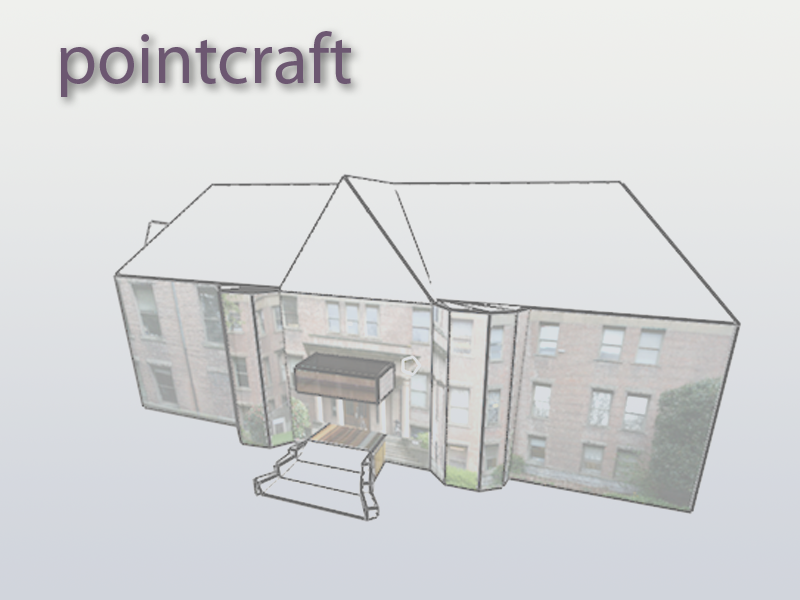
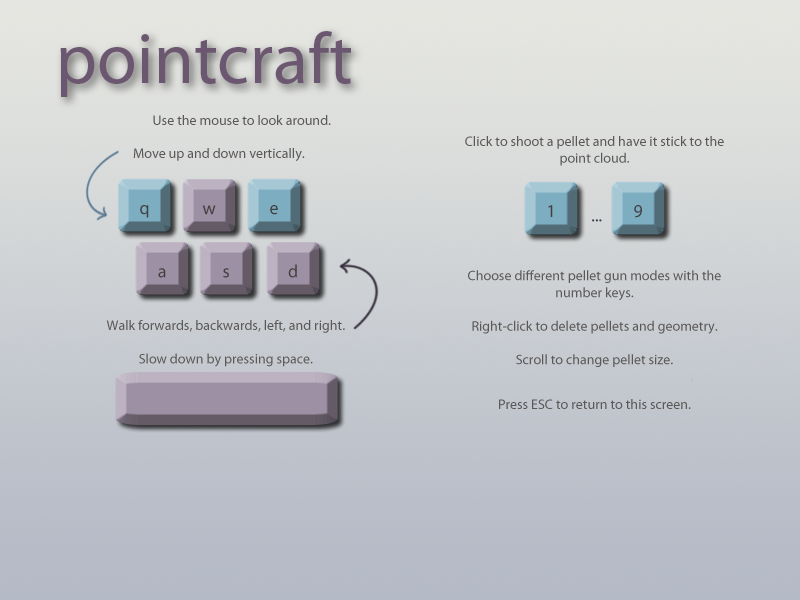
The second 800px x 600px image is a revision of the first. Changes to its layers:
hid "Layer 5" over bbox(0, 0, 800, 600)
showed group "Group 2" (6 layers) over bbox(465, 136, 724, 367)
showed "Press ESC to return to this screen." over bbox(499, 399, 691, 409)
showed group "Group 1" (18 layers) over bbox(85, 115, 694, 425)
hid "Layer 4" over bbox(71, 125, 753, 567)
